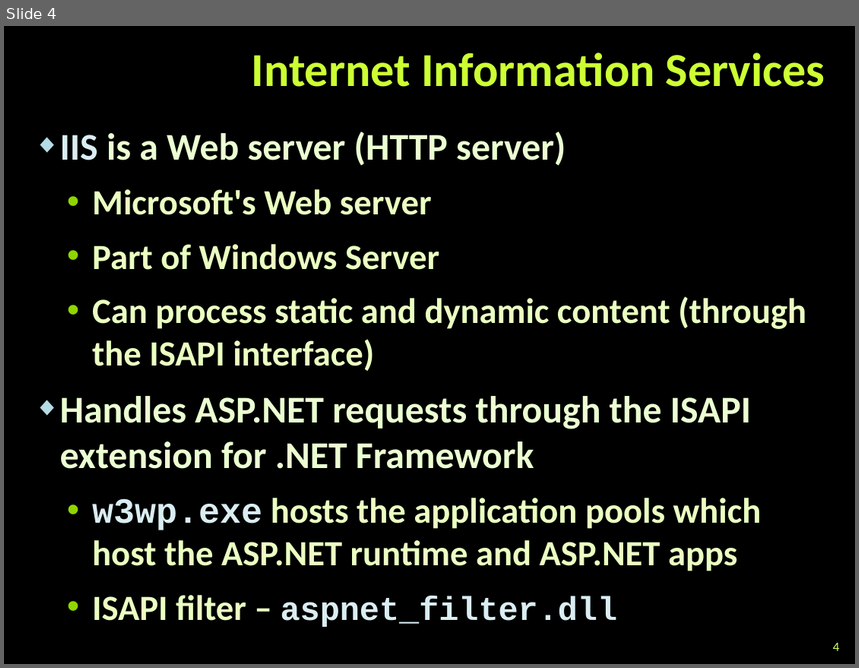
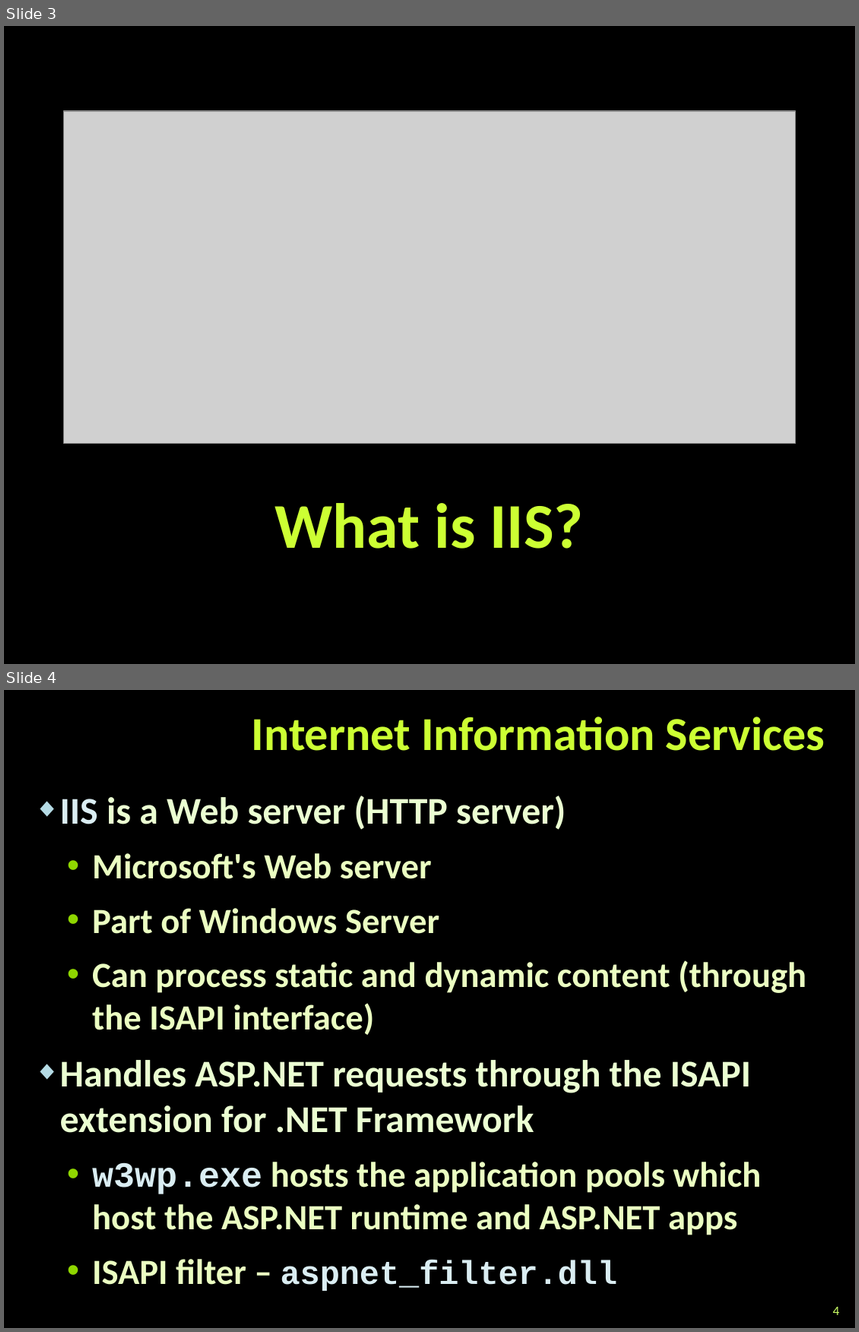
Before and after one commit to TelerikAcademy/ASP.NET-MVC, a slide deck: 08. IIS-and-Azure-Deployment/IIS and Azure Deployment.pptx. Shown one above the other, each under a label of ours: slide 4 before the commit, slides 3 and 4 after it. The pictures are 859x668 and 859x1332 pixels, drawn with LibreOffice and Linux fonts; fonts in the diff are those of the drawing; grey boxes stand for pictures; background and template pictures are left out. Boxes give left, top, right and bottom in pixels: in the first picture for what was removed or moved away, otherwise in the second. Text is boxed around its words. In the diff, an @@ line names an element or a change of style, - is before the commit and + after.

```diff
--- a/08. IIS-and-Azure-Deployment/IIS and Azure Deployment.pptx
+++ b/08. IIS-and-Azure-Deployment/IIS and Azure Deployment.pptx
@@ slide 3 added at (4, 26, 855, 664), background picture (left out) @@
@@ picture added at (63, 111, 796, 444) @@
@@ title added at (275, 503, 584, 549), 54 pt, text #CCFF33, bold @@
+What is IIS?
```
Also in this commit, not shown: 12 slides changed, 1 other slide added, 5 slides removed.
